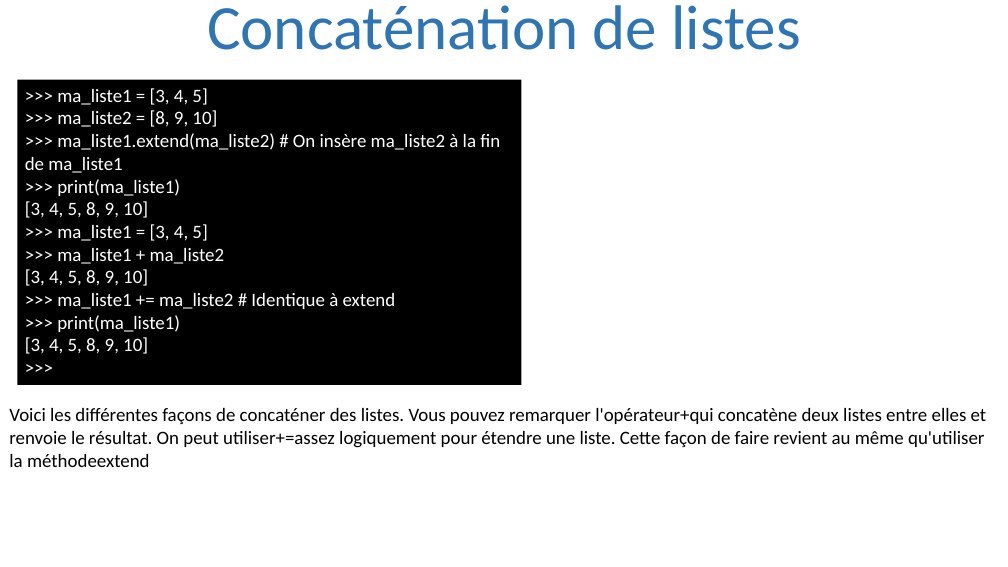
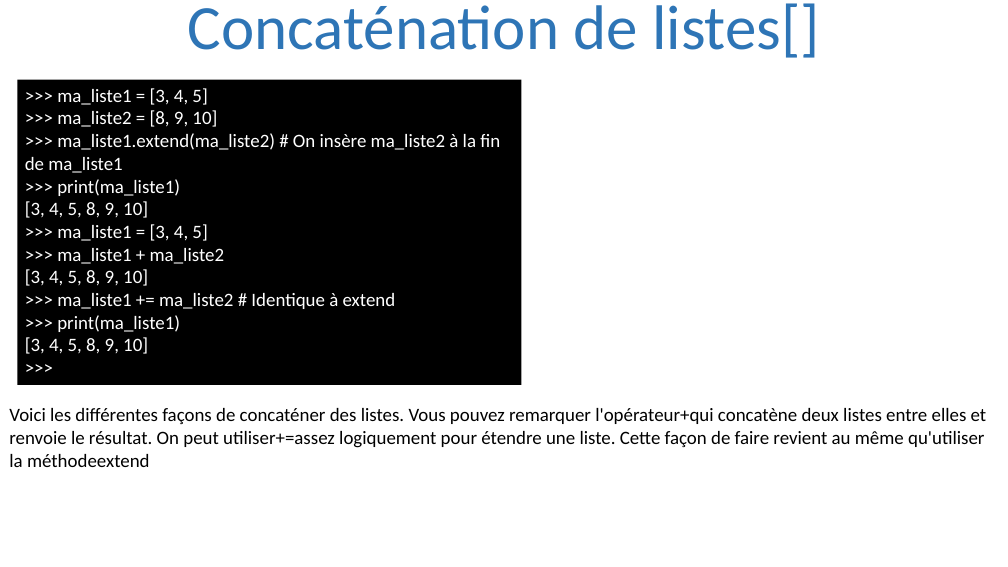
Before and after one commit to julienPalleau/PythonDoc, a slide deck: slide 63 of Python-resume.pptx. Drawn at 1008x567 pixels with LibreOffice and Linux fonts; fonts in the diff are those of the drawing. Boxes give left, top, right and bottom in pixels: in the first picture for what was removed or moved away, otherwise in the second. Text is boxed around its words. In the diff, an @@ line names an element or a change of style, - is before the commit and + after.

```diff
--- a/Python-resume.pptx
+++ b/Python-resume.pptx
@@ title at [188,3,820,58]: text changed @@
-Concaténation de listes
+Concaténation de listes[]
```
Also in this commit, not shown: 9 other slides changed, 30 slides added.
